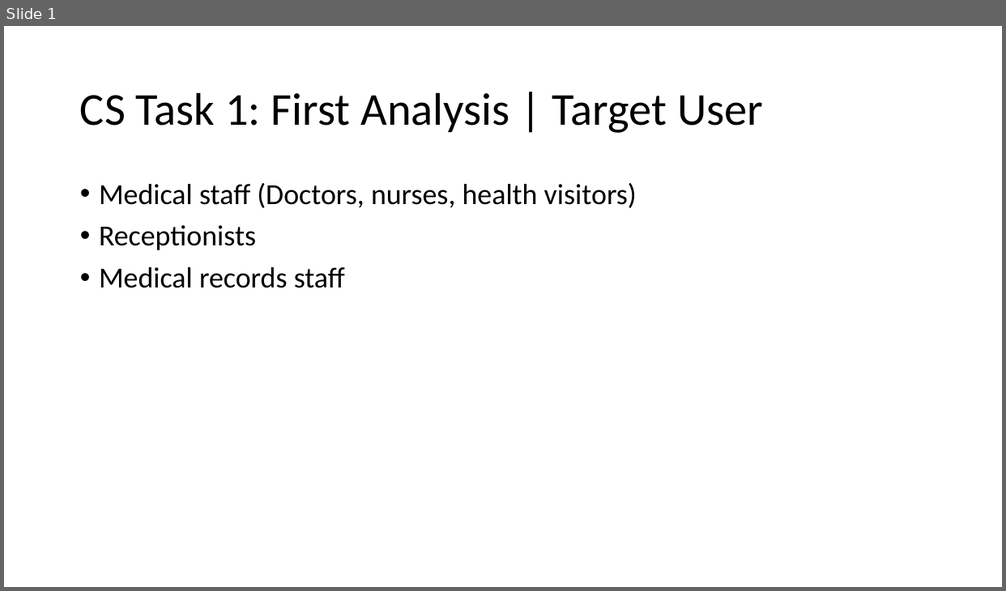
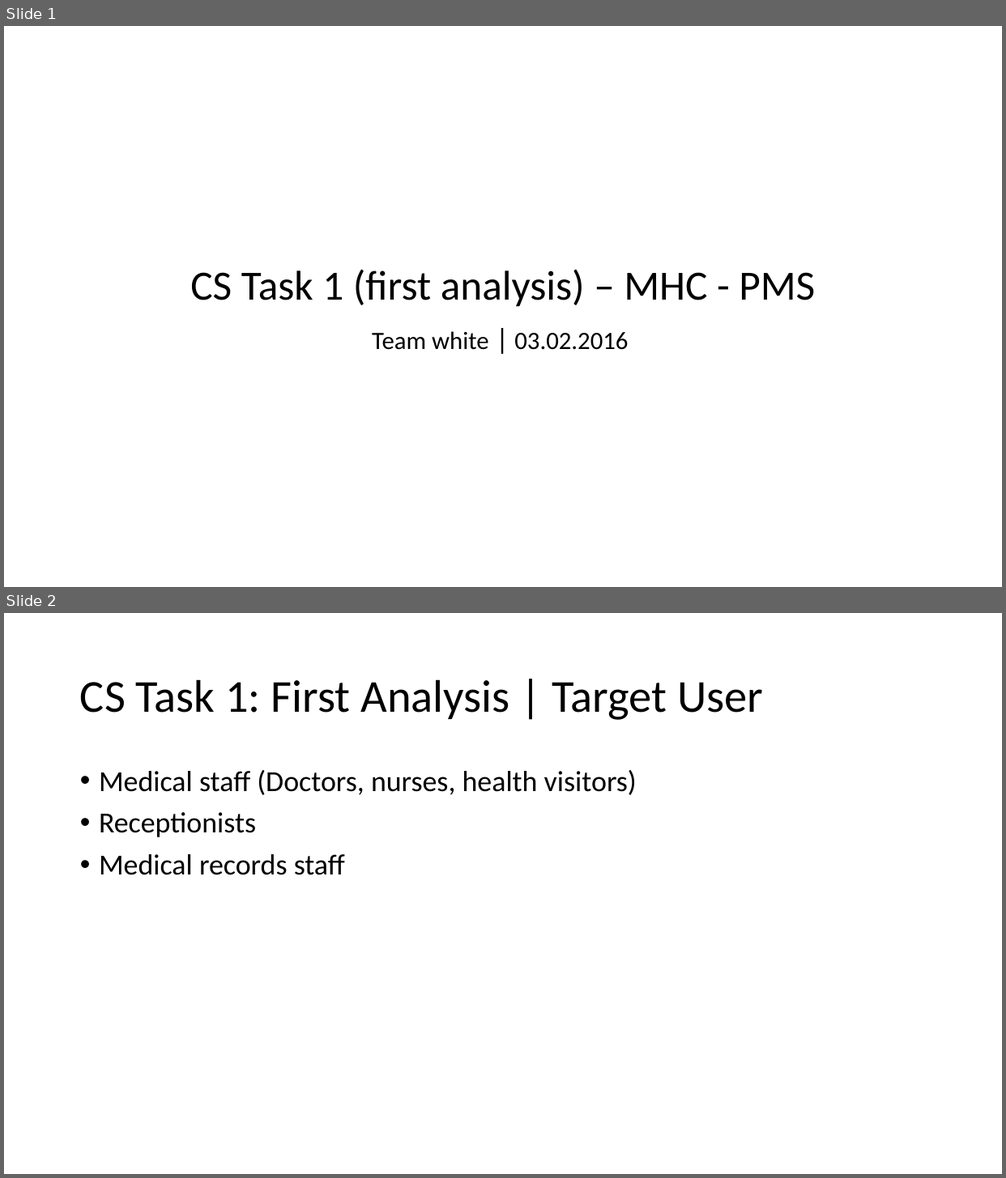
Before and after one commit to s-thoeni/ch.bfh.bti7081.s2016.white, a slide deck: doc/task01/first_analysis.pptx. Shown one above the other, each under a label of ours: slide 1 before the commit, slides 1 and 2 after it. The pictures are 1006x591 and 1006x1178 pixels, drawn with LibreOffice and Linux fonts; fonts in the diff are those of the drawing. Boxes give left, top, right and bottom in pixels: in the first picture for what was removed or moved away, otherwise in the second. Text is boxed around its words. In the diff, an @@ line names an element or a change of style, - is before the commit and + after.

Commit message:
* adding some more key-features and a title-slide

```diff
--- a/doc/task01/first_analysis.pptx
+++ b/doc/task01/first_analysis.pptx
@@ slide 1 added at <box>4,26,1002,587</box>, background #FFFFFF @@
@@ title added at <box>190,269,815,307</box>, 40 pt, text #000000 @@
+CS Task 1 (first analysis) – MHC - PMS
@@ subtitle added at <box>372,331,628,350</box>, 24 pt, text #000000 @@
+Team white | 03.02.2016
@@ what was slide 1 is now slide 2 @@
```
Also in this commit, not shown: 1 slide changed.
